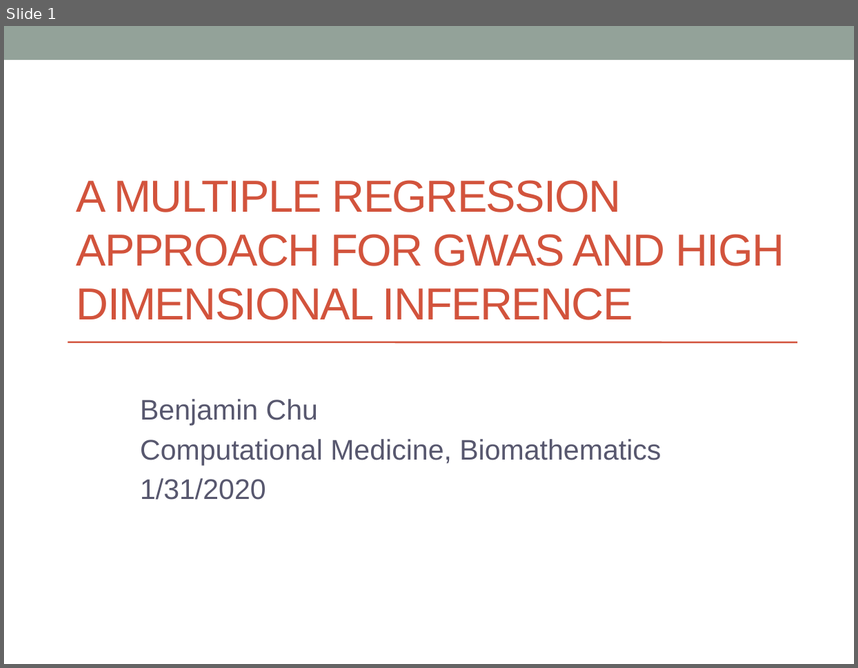
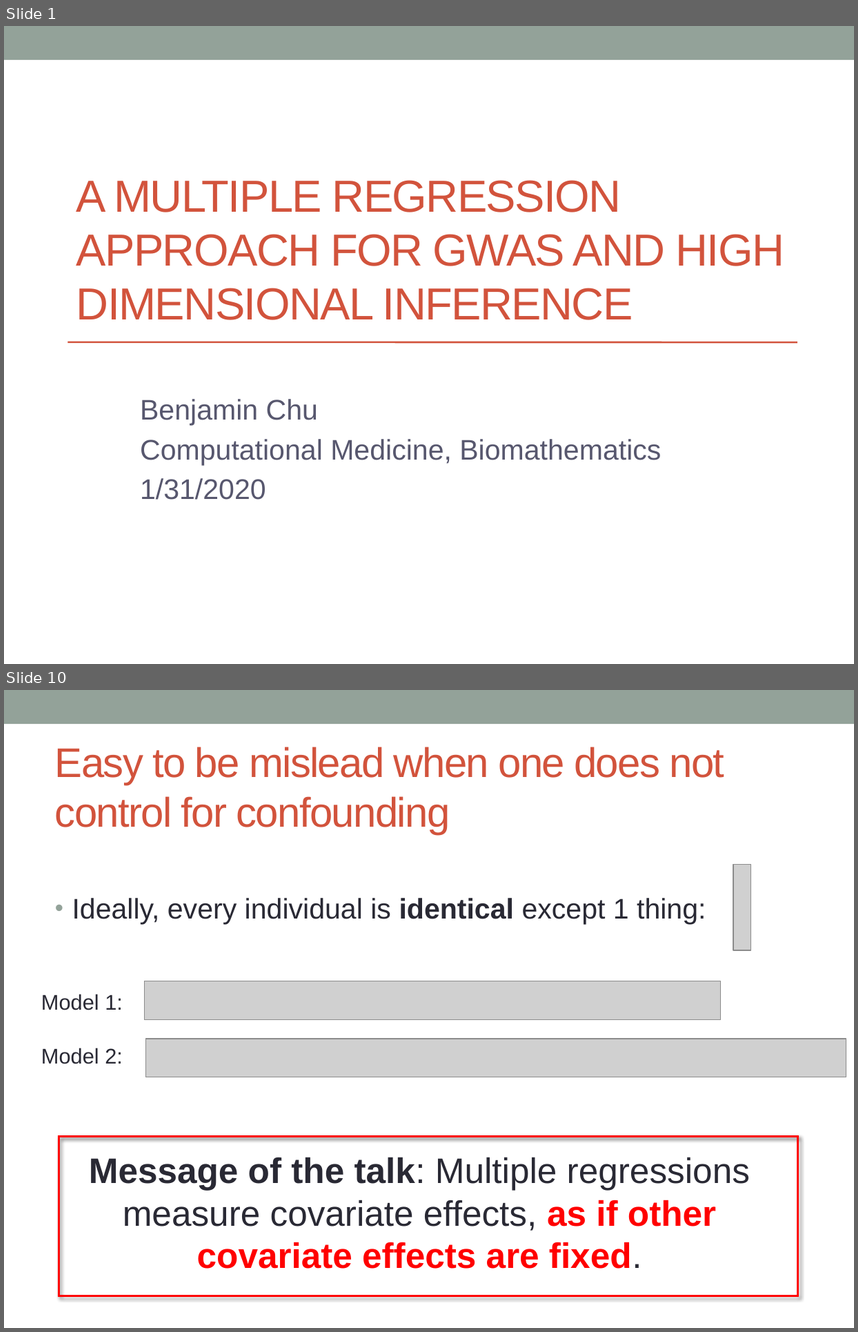
Before and after one commit to biona001/public-talks, a slide deck: QCBio luncheon 2020/Presentation1.pptx. Shown one above the other, each under a label of ours: slide 1 before the commit, slides 1 and 10 after it; the slides between them are not shown. The pictures are 858x668 and 858x1332 pixels, drawn with LibreOffice and Linux fonts; fonts in the diff are those of the drawing; grey boxes stand for pictures. Boxes give left, top, right and bottom in pixels: in the first picture for what was removed or moved away, otherwise in the second. Text is boxed around its words. In the diff, an @@ line names an element or a change of style, - is before the commit and + after.

Commit message:
QCBio: added slides up to multiple regression

```diff
--- a/QCBio luncheon 2020/Presentation1.pptx
+++ b/QCBio luncheon 2020/Presentation1.pptx
@@ slide 10 added at bbox=[4, 690, 854, 1328], background #FFFFFF; not listed: 1 template element that a slide beside it also shows @@
@@ title added at bbox=[55, 747, 724, 834], 35 pt, text #D2533C @@
+Easy to be mislead when one does not control for confounding
@@ picture added at bbox=[733, 865, 751, 950] @@
@@ text added at bbox=[72, 898, 706, 924], 24 pt, text #292934 @@
+• Ideally, every individual is identical except 1 thing:
@@ text added at bbox=[41, 994, 123, 1010], 18 pt, text #292934 @@
+Model 1:
@@ picture added at bbox=[144, 980, 721, 1020] @@
@@ picture added at bbox=[146, 1038, 846, 1077] @@
@@ text added at bbox=[41, 1047, 123, 1064], 18 pt, text #292934 @@
+Model 2:
@@ frame added at bbox=[59, 1136, 799, 1296], fill #FF0000, outline #FF0000 0.75 pt @@
@@ text added at bbox=[89, 1156, 750, 1268], 30 pt, text #292934, bold @@
+Message of the talk: Multiple regressions measure covariate effects, as if other covariate effects are fixed.
```
Also in this commit, not shown: 2 slides changed, 8 other slides added, 4 other files.
